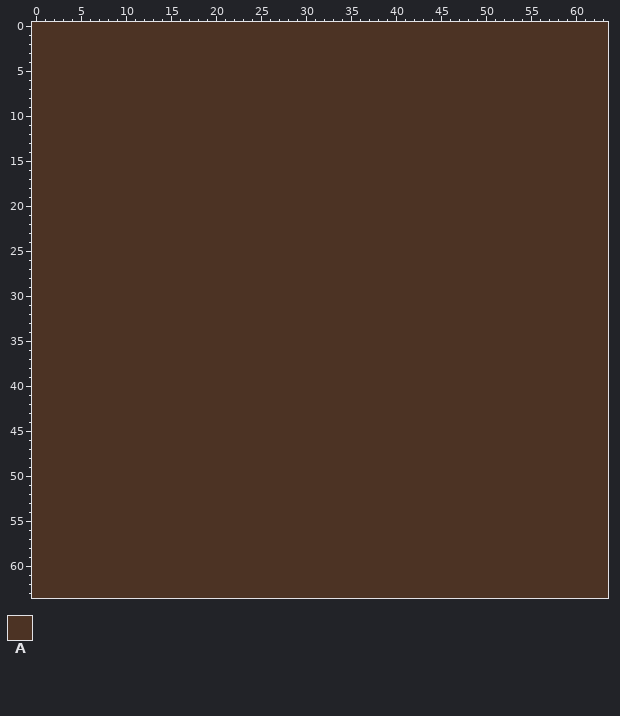
Pixel-art sprite -- img/Soil.png. The picture above is the old version.
The file is 64x64 pixels. Colours within 5 levels of each other are drawn and written as one.
Palette (. is transparent): A #4c3324
Once edited:
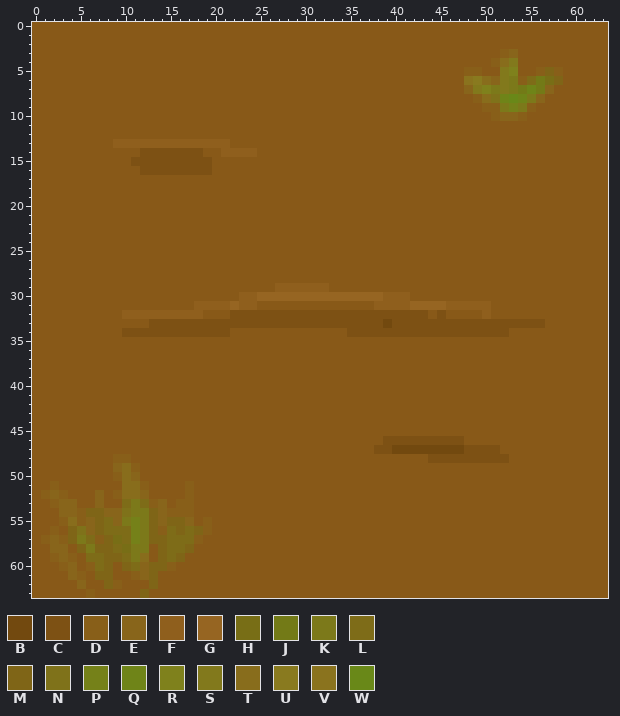
Colours new in this view: B #72490f  C #7d5114  D #885f19  E #88651b  F #8f5f1d  G #966522  H #786e16  J #737a17  K #7c791a  L #7e6c18  M #7f6517  N #7f721a  P #758119  Q #6f8418  R #7f811c  S #82791c  T #886d1c  U #897a1f  V #8a731e  W #698818
Difference:
{"colour":"A","old":"#4c3324","new":"#885918"}
{"y":3,"x":52,"old":"AA","new":"DE"}
{"y":4,"x":51,"old":"AAA","new":"DTS"}
{"y":5,"x":48,"old":"AA","new":"DD"}
{"y":5,"x":52,"old":"AA","new":"SR"}
{"y":5,"x":56,"old":"AAA","new":"DMD"}
{"y":6,"x":48,"old":"AAAAAAAAAAA","new":"VUTESKDLJHM"}
{"y":7,"x":48,"old":"AAAAAAAAAA","new":"ESRKSKJQJE"}
{"y":8,"x":49,"old":"AAAAAAAA","new":"DTNQWQKE"}
{"y":9,"x":50,"old":"AAAAAA","new":"DDKPKD"}
{"y":10,"x":51,"old":"AAAA","new":"DEED"}
{"y":13,"x":9,"old":"AAAAAAAAAAAAA","new":"FFFFFFFFFFFFF"}
{"y":14,"x":12,"old":"AAAAAAA","new":"CCCCCCC"}
{"y":14,"x":21,"old":"AAAA","new":"FFFF"}
{"y":15,"x":11,"old":"AAAAAAAAA","new":"CCCCCCCCC"}
{"y":16,"x":12,"old":"AAAAAAAA","new":"CCCCCCCC"}
{"y":29,"x":27,"old":"AAAAAA","new":"FFFFFF"}
{"y":30,"x":23,"old":"AAAAAAAAAAAAAAAAAAA","new":"FFGGGGGGGGGGGGGGFFF"}
{"y":31,"x":18,"old":"AAAAAAA","new":"FFFFGFF"}
{"y":31,"x":38,"old":"AAAAAAAAAAAAA","new":"FFFFGGGGFFFFF"}
{"y":32,"x":10,"old":"AAAAAAAAA","new":"FFFFFFFFF"}
{"y":32,"x":22,"old":"AAAAAAAAAAAAAAAAAAAAAA","new":"CCCCCCCCCCCCCCCCCCCCCC"}
{"y":32,"x":45,"old":"A","new":"C"}
{"y":32,"x":50,"old":"A","new":"F"}
{"y":33,"x":13,"old":"AAAAAAAAAAAAAAAAAAAAAAAAAAAAAAAAAAAAAAAAAAAA","new":"CCCCCCCCCCCCCCCCCCCCCCCCCCBCCCCCCCCCCCCCCCCC"}
{"y":34,"x":10,"old":"AAAAAAAAAAAA","new":"CCCCCCCCCCCC"}
{"y":34,"x":35,"old":"AAAAAAAAAAAAAAAAAA","new":"CCCCCCCCCCCCCCCCCC"}
{"y":46,"x":39,"old":"AAAAAAAAA","new":"CCCCCCCCC"}
{"y":47,"x":38,"old":"AAAAAAAAAAAAAA","new":"CCBBBBBBBBCCCC"}
{"y":48,"x":9,"old":"AA","new":"DD"}
{"y":48,"x":44,"old":"AAAAAAAAA","new":"CCCCCCCCC"}
{"y":49,"x":9,"old":"AAA","new":"ETD"}
{"y":50,"x":9,"old":"AAA","new":"DTE"}
{"y":51,"x":2,"old":"A","new":"D"}
{"y":51,"x":10,"old":"AAA","new":"TTD"}
{"y":51,"x":17,"old":"A","new":"D"}
{"y":52,"x":1,"old":"AAA","new":"DED"}
{"y":52,"x":7,"old":"A","new":"E"}
{"y":52,"x":9,"old":"AAAA","new":"DTTE"}
{"y":52,"x":17,"old":"A","new":"D"}
{"y":53,"x":2,"old":"AAA","new":"DEE"}
{"y":53,"x":7,"old":"A","new":"E"}
{"y":53,"x":10,"old":"AAAAA","new":"LKLDE"}
{"y":53,"x":16,"old":"AA","new":"DD"}
{"y":54,"x":3,"old":"AAAAAAAAAAAAAAA","new":"EEDMMEENKKMEDDD"}
{"y":55,"x":3,"old":"AAAAAAAAAAAAAAA","new":"DTDEMLEKPKMEMME"}
{"y":55,"x":19,"old":"A","new":"D"}
{"y":56,"x":2,"old":"A","new":"D"}
{"y":56,"x":4,"old":"AAAAAAAAAAAAAAAA","new":"MNEMLLLPKMDLMLMD"}
{"y":57,"x":1,"old":"AAAAAAAAAAAAAAAAAA","new":"DEDMKLDMHLPKMMLLLD"}
{"y":58,"x":2,"old":"AA","new":"EE"}
{"y":58,"x":5,"old":"AAAAAAAA","new":"MKMMLHKK"}
{"y":58,"x":14,"old":"AAAA","new":"MLLM"}
{"y":59,"x":2,"old":"AAA","new":"DED"}
{"y":59,"x":6,"old":"AAAAAAA","new":"LLMMLKT"}
{"y":59,"x":14,"old":"AAA","new":"MLM"}
{"y":60,"x":3,"old":"AA","new":"DE"}
{"y":60,"x":6,"old":"AAA","new":"DLM"}
{"y":60,"x":10,"old":"AAAAAA","new":"MLEMMD"}
{"y":61,"x":4,"old":"AA","new":"ED"}
{"y":61,"x":7,"old":"AA","new":"MM"}
{"y":61,"x":11,"old":"AAA","new":"DEM"}
{"y":62,"x":5,"old":"A","new":"E"}
{"y":62,"x":8,"old":"AA","new":"MD"}
{"y":62,"x":13,"old":"A","new":"M"}
{"y":63,"x":6,"old":"A","new":"D"}
{"y":63,"x":12,"old":"A","new":"M"}
